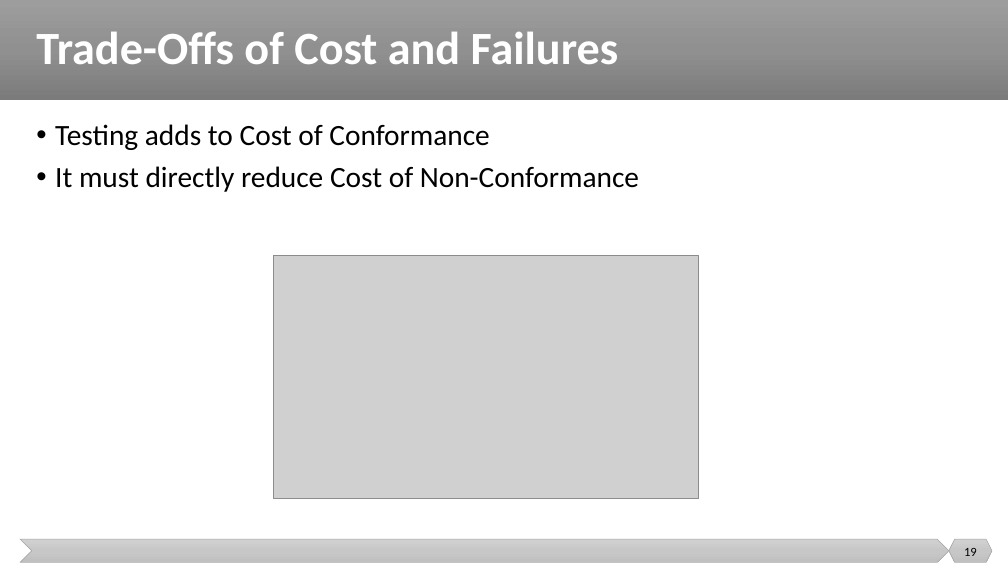
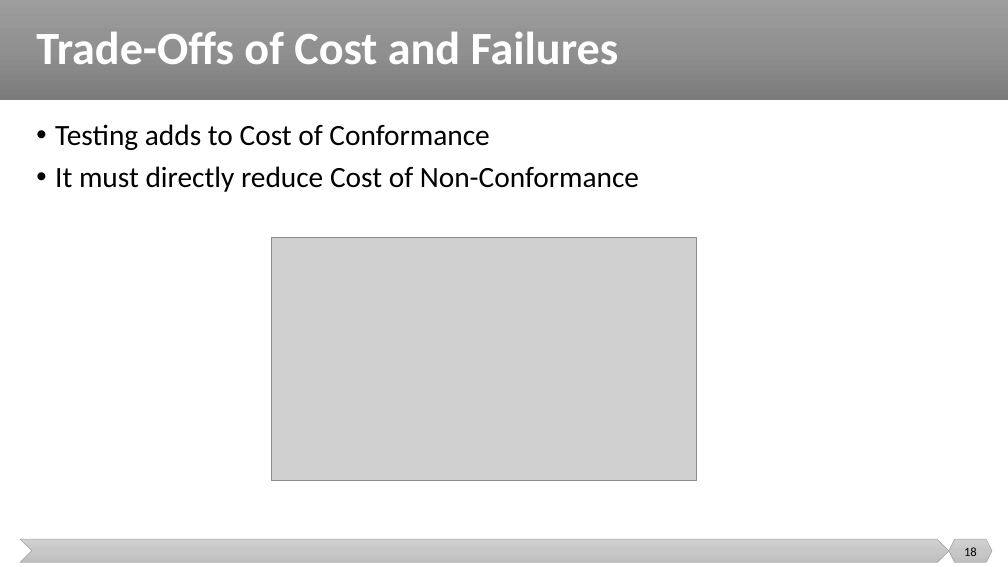
Before and after one commit to malenezi/malenezi, a slide deck: slide 18 of SE401/Lectures/1-Introduction/Introduction.pptx (slide 19 before the commit). Drawn at 1008x567 pixels with LibreOffice and Linux fonts; fonts in the diff are those of the drawing; grey boxes stand for pictures. Boxes give left, top, right and bottom in pixels: in the first picture for what was removed or moved away, otherwise in the second. Text is boxed around its words. In the diff, an @@ line names an element or a change of style, - is before the commit and + after.

```diff
--- a/SE401/Lectures/1-Introduction/Introduction.pptx
+++ b/SE401/Lectures/1-Introduction/Introduction.pptx
@@ picture: place and size @@
-picture at [273, 256, 698, 498]
+picture at [271, 238, 696, 481]
@@ page number at [964, 547, 977, 556]: text changed @@
-19
+18
```
Also in this commit, not shown: 7 other slides changed, 1 slide removed.
